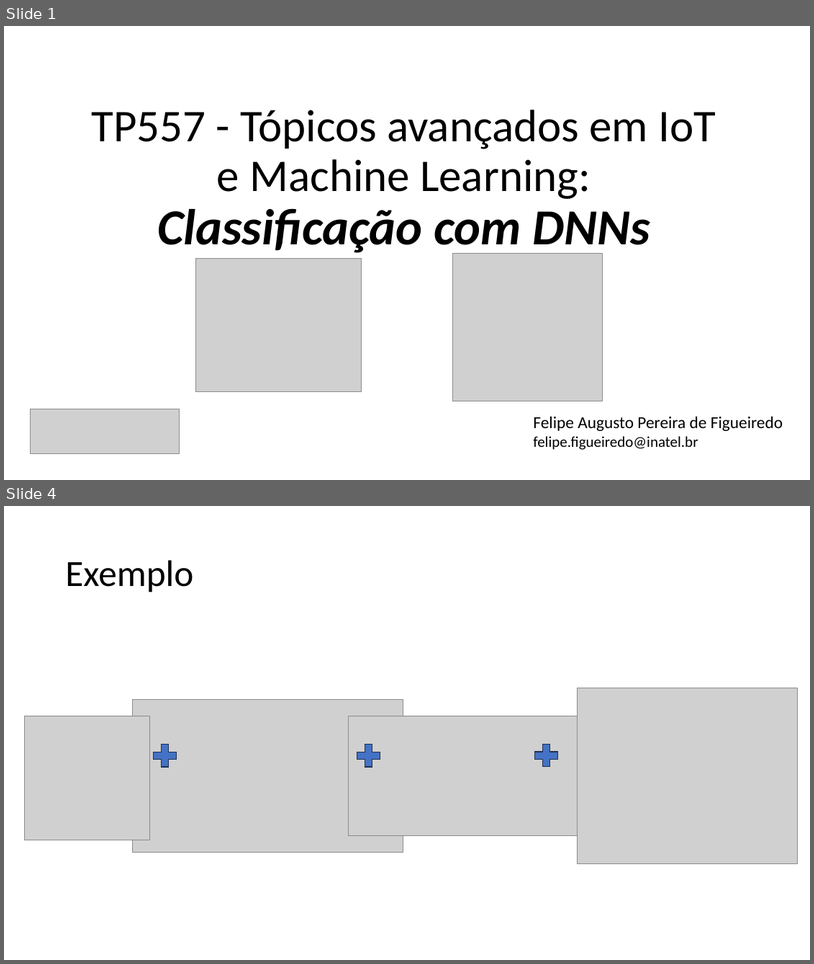
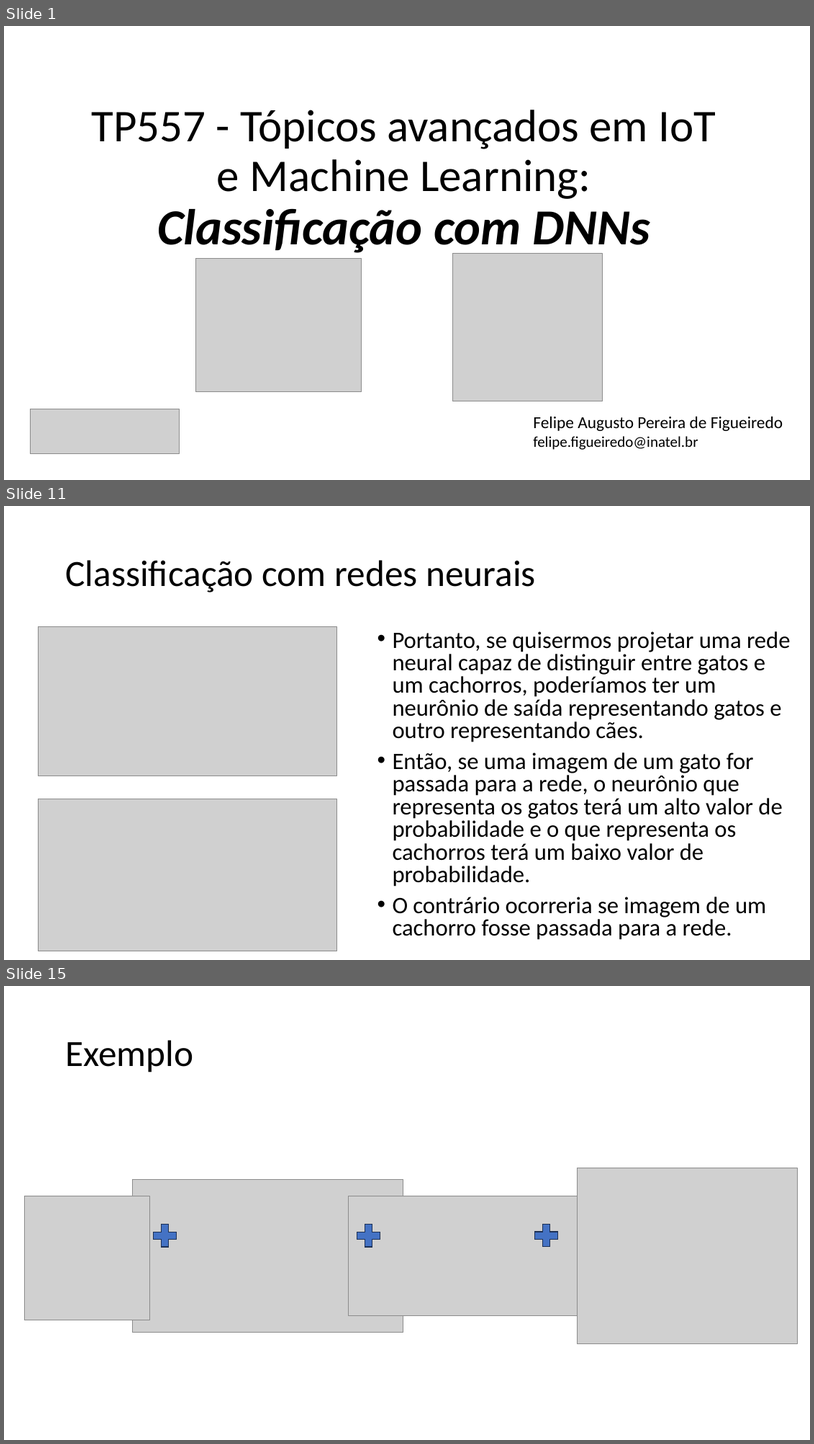
Before and after one commit to zz4fap/tp557-iot-ml, a slide deck: slides/TP557_9_Classificação_com_DNNs.pptx. Shown one above the other, each under a label of ours: slides 1 and 4 before the commit, slides 1, 11 and 15 after it; the slides between them are not shown. The pictures are 814x964 and 814x1444 pixels, drawn with LibreOffice and Linux fonts; fonts in the diff are those of the drawing; grey boxes stand for pictures. Boxes give left, top, right and bottom in pixels: in the first picture for what was removed or moved away, otherwise in the second. Text is boxed around its words. In the diff, an @@ line names an element or a change of style, - is before the commit and + after.

```diff
--- a/slides/TP557_9_Classificação_com_DNNs.pptx
+++ b/slides/TP557_9_Classificação_com_DNNs.pptx
@@ slide 11 added at (4,506,810,960), background #FFFFFF @@
@@ title added at (65,560,536,592), 44 pt, text #000000 @@
+Classificação com redes neurais
@@ picture added at (38,627,337,776) @@
@@ text added at (393,631,791,939), 28 pt, text #000000 @@
+• Portanto, se quisermos projetar uma rede neural capaz de distinguir entre gatos e um cachorros, poderíamos ter um neurônio de saída representando gatos e outro representando cães.
+• Então, se uma imagem de um gato for passada para a rede, o neurônio que representa os gatos terá um alto valor de probabilidade e o que representa os cachorros terá um baixo valor de probabilidade.
+• O contrário ocorreria se imagem de um cachorro fosse passada para a rede.
@@ picture added at (38,798,337,951) @@
@@ what was slide 4 is now slide 15 @@
```
Also in this commit, not shown: 1 slide changed, 13 other slides added, 5 other files.
